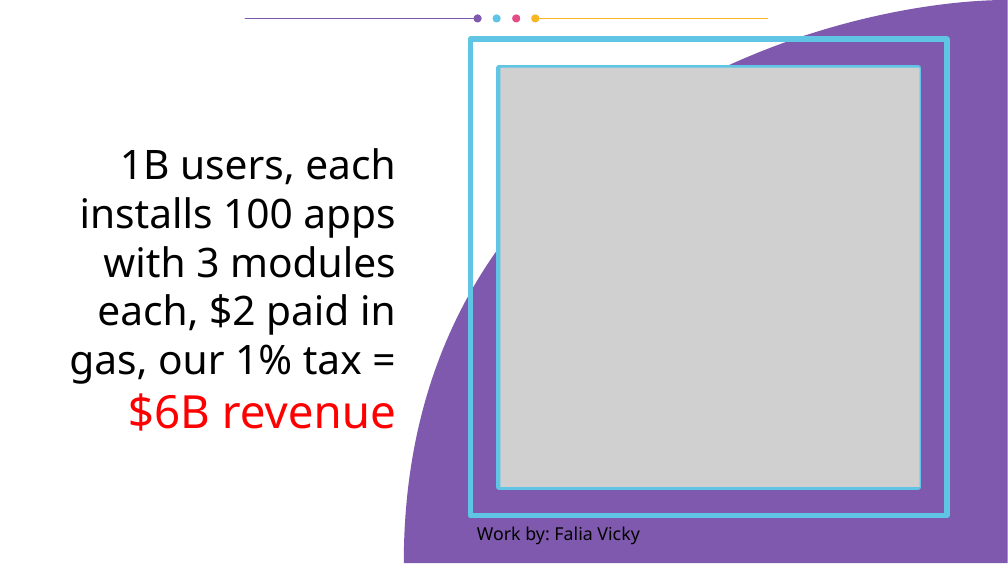
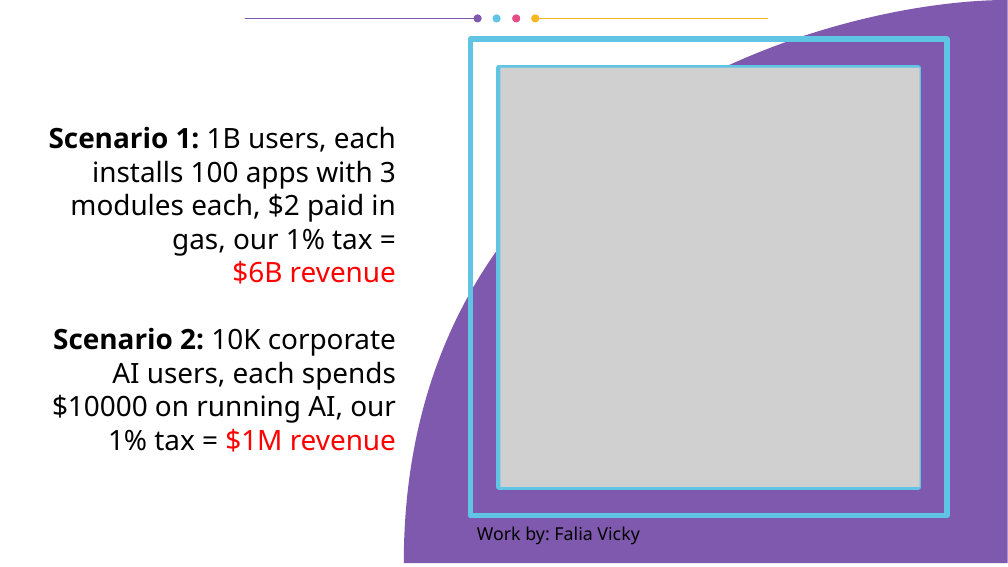
Before and after one commit to vporton/icp-package-manager, a slide deck: slide 11 of docs/presentation.odp. Drawn at 1008x567 pixels with LibreOffice and Linux fonts; fonts in the diff are those of the drawing; grey boxes stand for pictures. Boxes give left, top, right and bottom in pixels: in the first picture for what was removed or moved away, otherwise in the second. Text is boxed around its words. In the diff, an @@ line names an element or a change of style, - is before the commit and + after.

```diff
--- a/docs/presentation.odp
+++ b/docs/presentation.odp
@@ title at bbox=[49, 126, 396, 452]: text changed; size 32 to 22 pt @@
-1B users, each installs 100 apps with 3 modules each, $2 paid in gas, our 1% tax =
-$6B revenue
+Scenario 1: 1B users, each installs 100 apps with 3 modules each, $2 paid in gas, our 1% tax =
+$6B revenue
+Scenario 2: 10K corporate AI users, each spends $10000 on running AI, our 1% tax = $1M revenue
```
Also in this commit, not shown: 2 other files.
